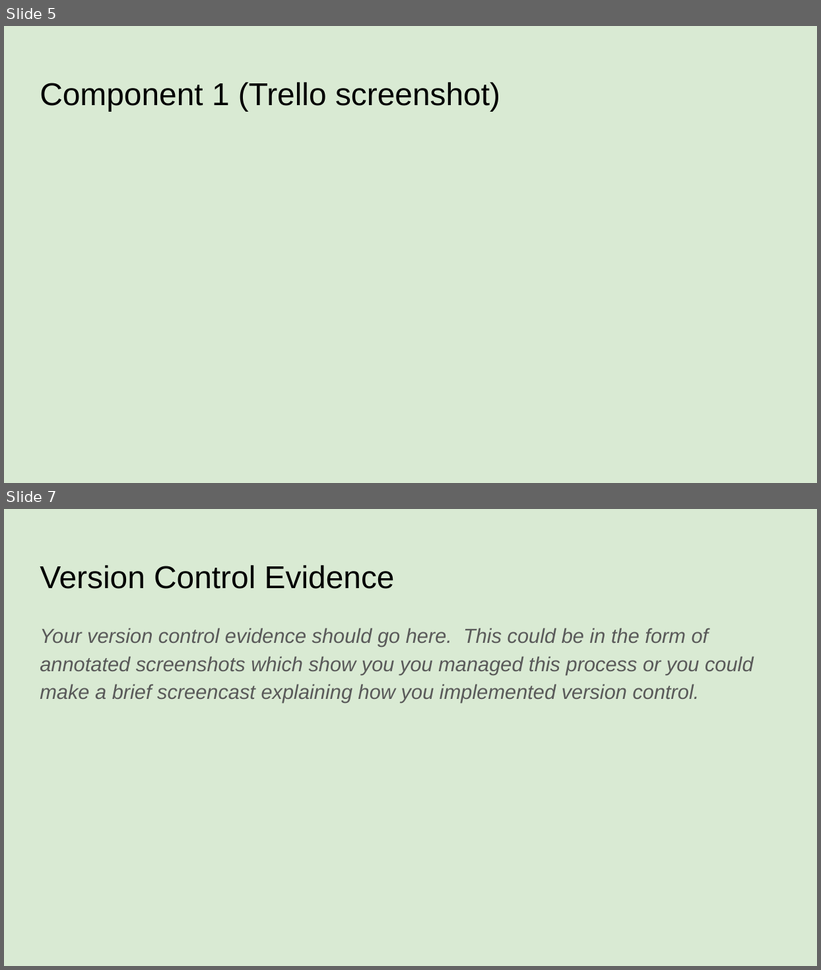
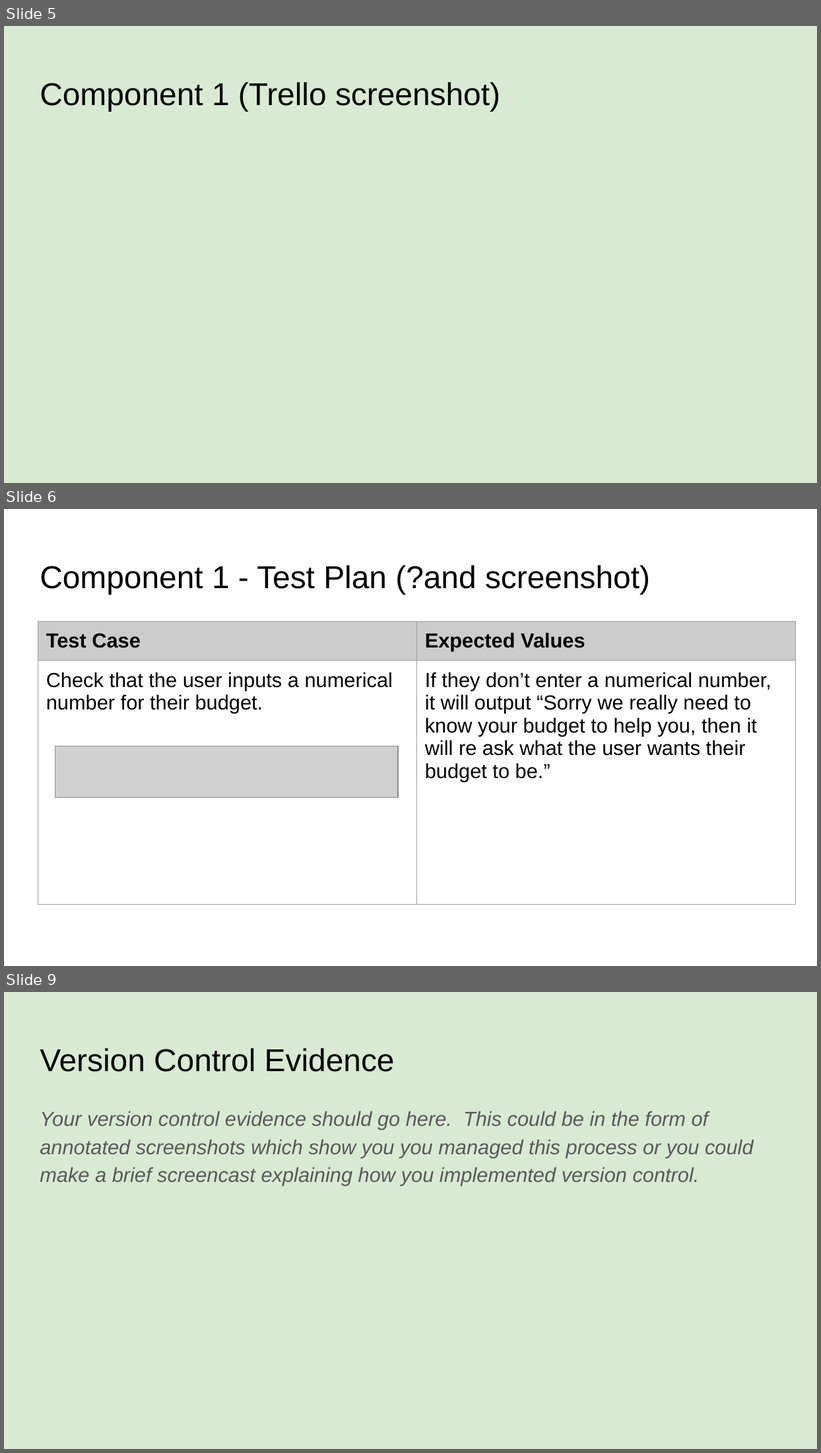
Before and after one commit to 21308/AS91896---AS91897, a slide deck: 000_91896 _ 91897 Documentation.pptx. Shown one above the other, each under a label of ours: slides 5 and 7 before the commit, slides 5, 6 and 9 after it; the slides between them are not shown. The pictures are 821x970 and 821x1453 pixels, drawn with LibreOffice and Linux fonts; fonts in the diff are those of the drawing; grey boxes stand for pictures. Boxes give left, top, right and bottom in pixels: in the first picture for what was removed or moved away, otherwise in the second. Text is boxed around its words. In the diff, an @@ line names an element or a change of style, - is before the commit and + after.

```diff
--- a/000_91896 _ 91897 Documentation.pptx
+++ b/000_91896 _ 91897 Documentation.pptx
@@ slide 6 added at (x1=4, y1=509, x2=817, y2=966), background #FFFFFF @@
@@ title added at (x1=40, y1=565, x2=650, y2=594), 28 pt, text #000000 @@
+Component 1 - Test Plan (?and screenshot)
@@ table added at (x1=38, y1=622, x2=796, y2=923), 2 rows, 2 columns @@
+Test Case | Expected Values
+Check that the user inputs a numerical number for their budget. | If they don’t enter a numerical number, it will output “Sorry we really need to know your budget to help you, then it will re ask what the user wants their budget to be.”
@@ picture added at (x1=55, y1=747, x2=399, y2=799) @@
@@ what was slide 7 is now slide 9 @@
```
Also in this commit, not shown: 3 slides changed, 1 other slide added, 1 other file.
